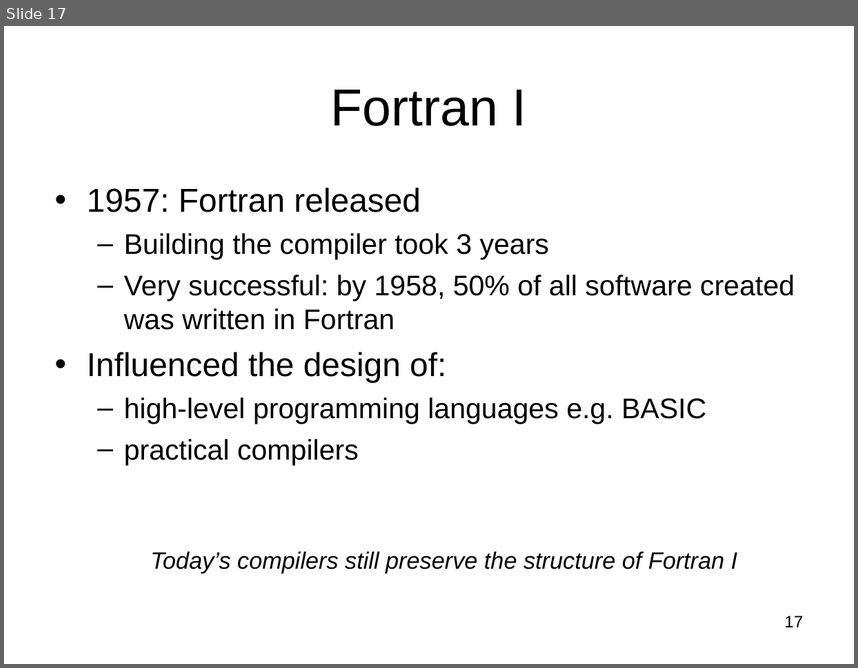
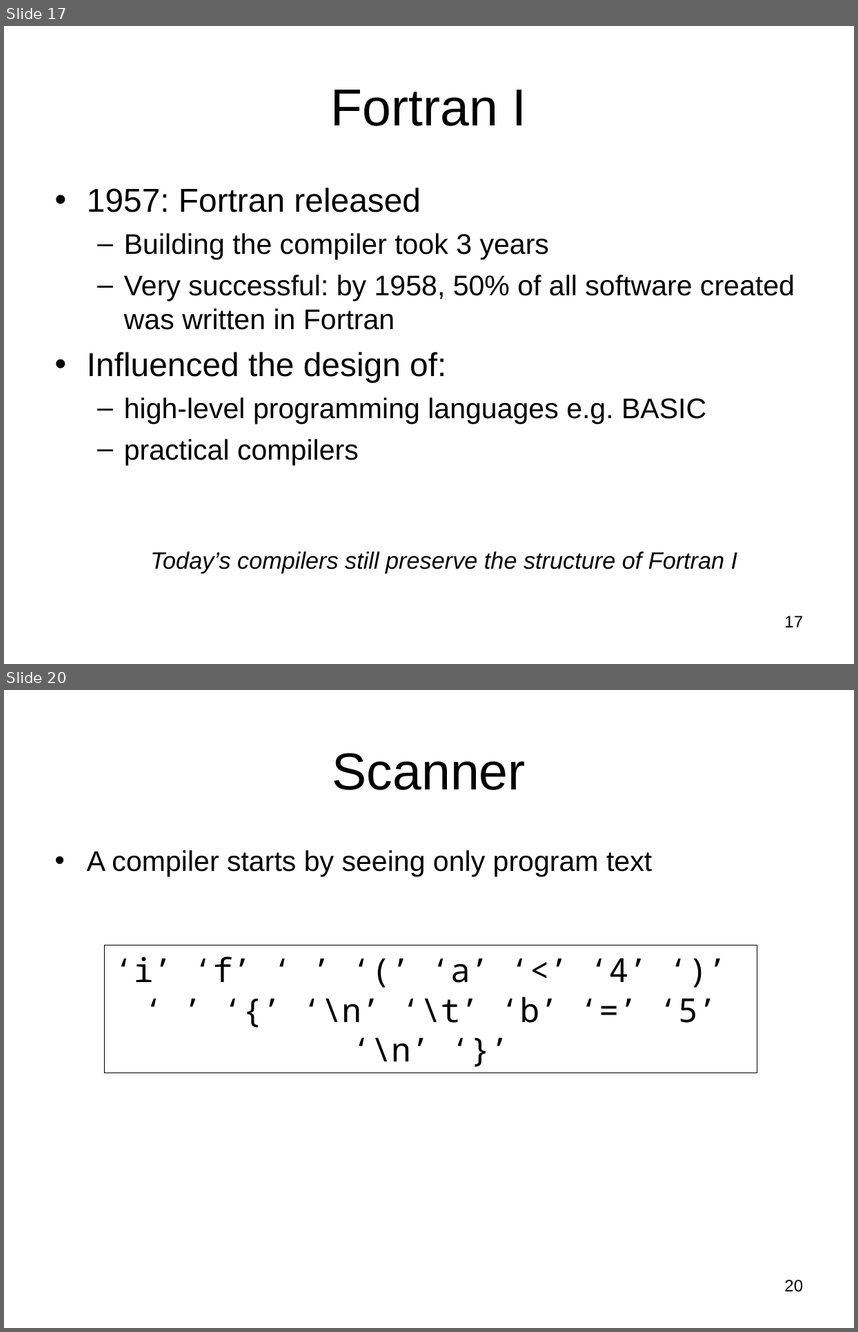
Before and after one commit to Hegden/hegden.github.io, a slide deck: cs406/slides/week1.ppt. Shown one above the other, each under a label of ours: slide 17 before the commit, slides 17 and 20 after it; the slides between them are not shown. The pictures are 858x668 and 858x1332 pixels, drawn with LibreOffice and Linux fonts; fonts in the diff are those of the drawing. Boxes give left, top, right and bottom in pixels: in the first picture for what was removed or moved away, otherwise in the second. Text is boxed around its words. In the diff, an @@ line names an element or a change of style, - is before the commit and + after.

```diff
--- a/cs406/slides/week1.ppt
+++ b/cs406/slides/week1.ppt
@@ slide 20 added at [4, 690, 854, 1328], background #FFFFFF @@
@@ title added at [332, 753, 526, 790], 44 pt, text #000000 @@
+Scanner
@@ text added at [87, 850, 652, 877], 24 pt, text #000000 @@
+• A compiler starts by seeing only program text
@@ rectangle added at [104, 945, 757, 1072], outline #000000 0.51 pt, 28 pt, text #000000 @@
+‘i’ ‘f’ ‘ ’ ‘(’ ‘a’ ‘<’ ‘4’ ‘)’
+‘ ’ ‘{’ ‘\n’ ‘\t’ ‘b’ ‘=’ ‘5’
+‘\n’ ‘}’
@@ page number added at [784, 1279, 803, 1292], 14 pt, text #000000 @@
+20
```
Also in this commit, not shown: 1 slide changed, 25 other slides added.
